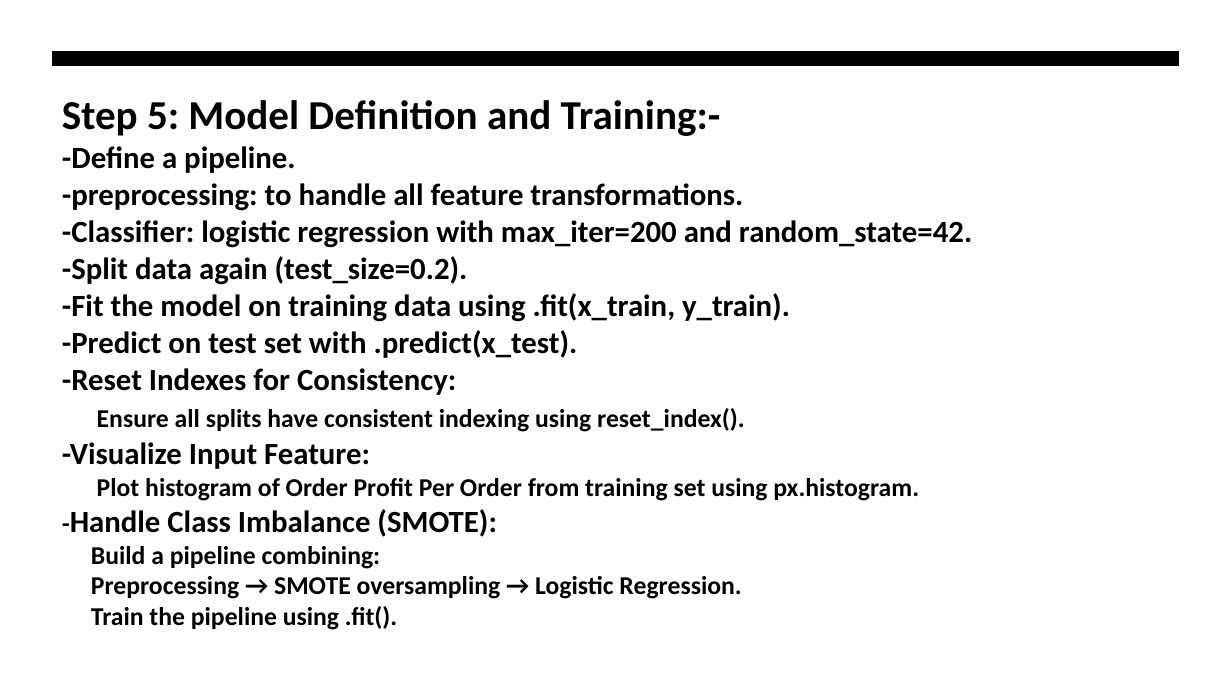
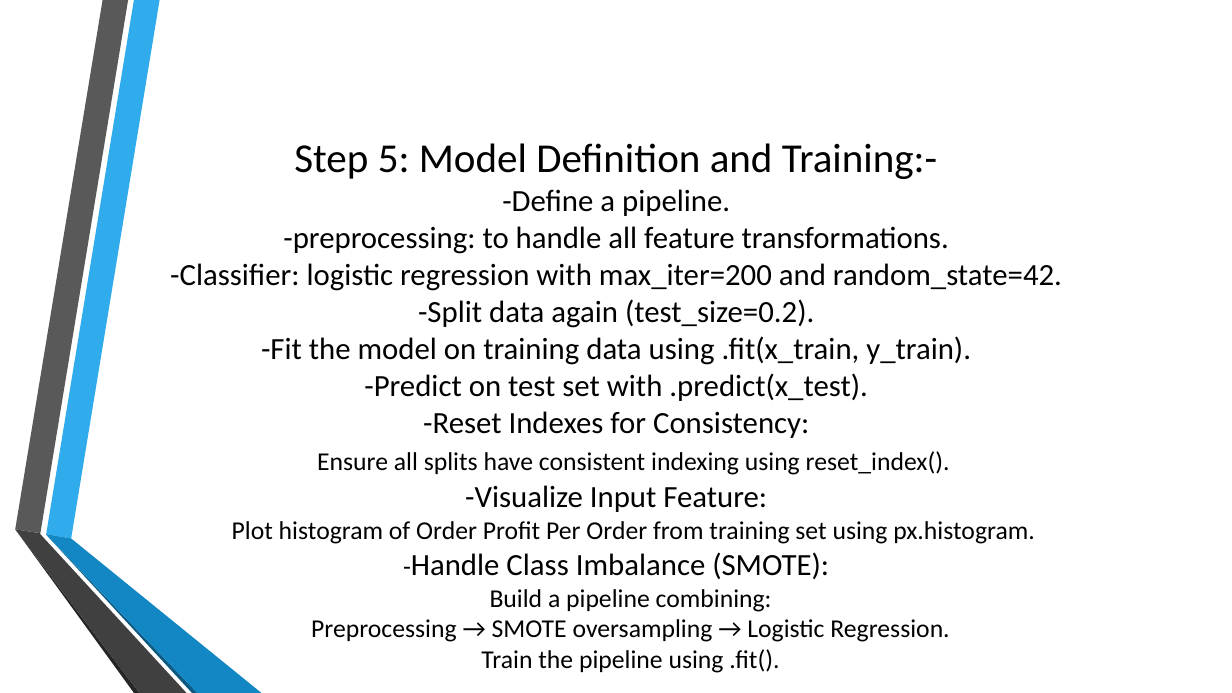
Before and after one commit to mariam530/supply-chain-project, a slide deck: slide 33 of New Microsoft PowerPoint Presentation.pptx. Drawn at 1232x693 pixels with LibreOffice and Linux fonts; fonts in the diff are those of the drawing; background and template pictures are left out. Boxes give left, top, right and bottom in pixels: in the first picture for what was removed or moved away, otherwise in the second. Text is boxed around its words. In the diff, an @@ line names an element or a change of style, - is before the commit and + after.

```diff
--- a/New Microsoft PowerPoint Presentation.pptx
+++ b/New Microsoft PowerPoint Presentation.pptx
@@ freeform shape removed at (53,52,1180,67) @@
@@ title "Step 5: Model Definition and ..." at (170,143,1062,673): bold off; alignment left to centre; vertical alignment top to middle @@
@@ group added at (15,0,262,693): 6 freeform shapes @@
```
Also in this commit, not shown: 33 other slides changed, 1 other file.
